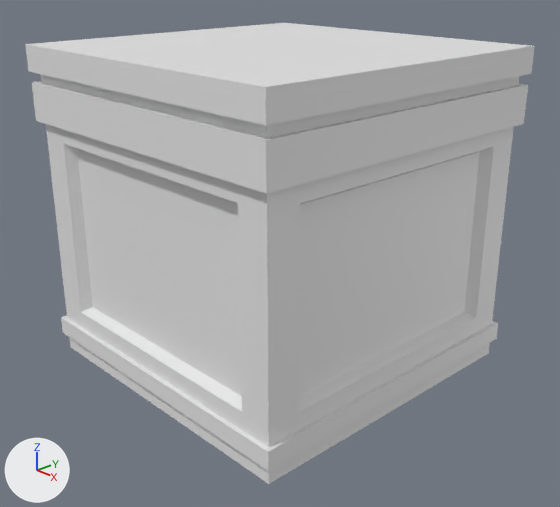
The Blender file Griffin's Blender H3ckscape/countertop.blend: old version first, new version second.
Camera for both pictures: a 50 mm lens placed at (3.4, -3.18, 2.53), pointed at (0.08, -0.06, 0.75). The axes (+X, +Y, +Z) are drawn at lower left. The lights are the same throughout.
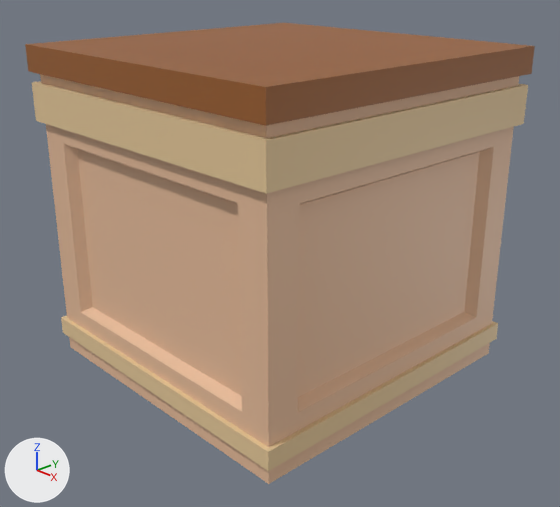
Boxes [x1, y1, x2, y2] around the edits, measured in the pictures (560 x 507 px):
part 1 of me_cube_001, recoloured (grey to beige): [40, 74, 519, 484] in both
part 2 of me_cube_001, recoloured (white to brown): [25, 23, 535, 126] in both
part 3 of me_cube_001, recoloured (grey to beige): [61, 316, 498, 471] in both
part 4 of me_cube_001, recoloured (grey to beige): [32, 81, 528, 194] in both

Diff of the bpy script that builds the scene:
```diff
--- a/Griffin's Blender H3ckscape/countertop.blend.py
+++ b/Griffin's Blender H3ckscape/countertop.blend.py
@@ mat_material_002 @@
+mat_material_002 = principled_material('Material.002')
+mat_material_002.base_color = (0.326, 0.113, 0.0242)  # brown #9b5e2b
@@ mat_material_001 @@
+mat_material_001 = principled_material('Material.001')
+mat_material_001.base_color = (0.8, 0.508, 0.329)  # beige #e7bd9b
@@ mat_material_003 @@
+mat_material_003 = principled_material('Material.003')
+mat_material_003.base_color = (0.8, 0.587, 0.323)  # beige #e7c99a
@@ me_cube_001 @@
 me_cube_001.from_pydata(...)  # 1514 vertices, 1512 faces; spans x -1.05..1.05, y -1.05..1.05, z -1.0..1.0
 # used by ob_cube; location = (0.0, 0.0, 1.005)
+# me_cube_001 part 1: 911 of the faces centred in x -1.0..1.0, y -1.0..1.0, z -1.0..1.0 switch from no material to mat_material_001 (beige #e7bd9b)
+# me_cube_001 part 2: 265 of the faces centred in x -1.05..1.05, y -1.05..1.05, z 0.85..1.0 switch from no material to mat_material_002 (brown #9b5e2b)
+# me_cube_001 part 3: all 168 faces centred in x -1.03..1.03, y -1.03..1.03, z -0.89..-0.78 switch from no material to mat_material_003 (beige #e7c99a)
+# me_cube_001 part 4: all 168 faces centred in x -1.04..1.04, y -1.04..1.04, z 0.55..0.78 switch from no material to mat_material_003 (beige #e7c99a)
```
